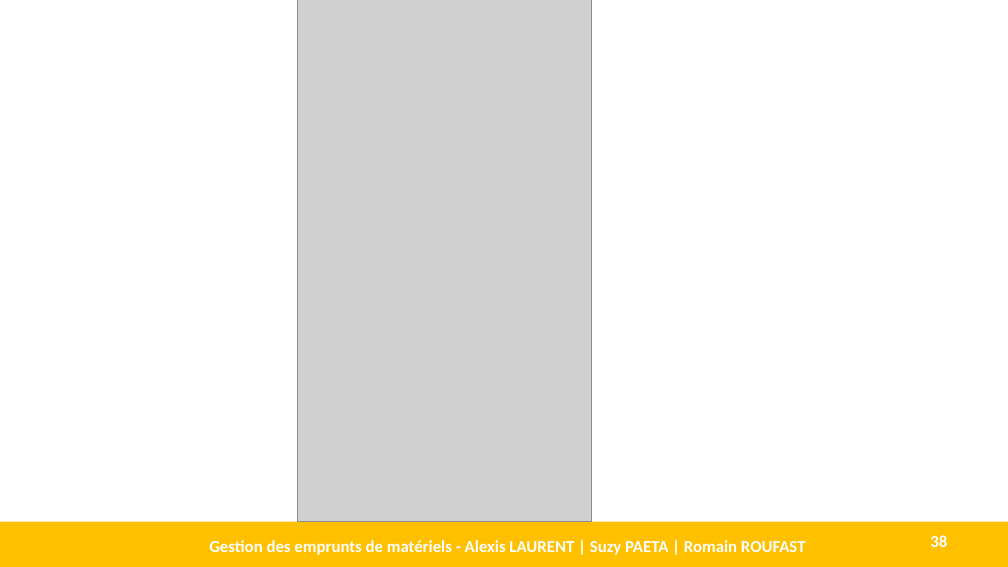
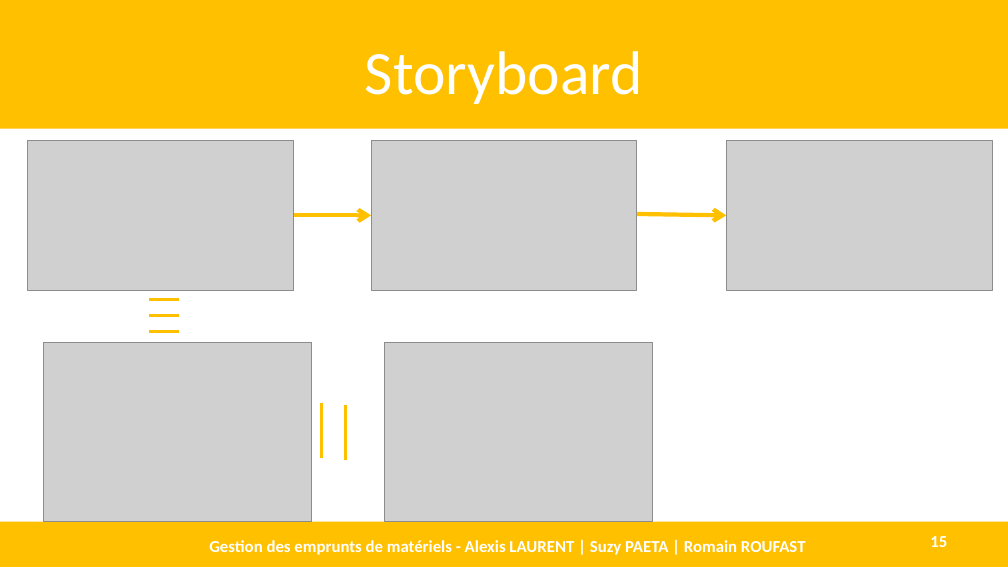
Before and after one commit to AlexisLaurent/Gestion_des_Emprunts, a slide deck: slide 15 of Livrables/D1.3 - DEF.pptx (slide 38 before the commit). Drawn at 1008x567 pixels with LibreOffice and Linux fonts; fonts in the diff are those of the drawing; grey boxes stand for pictures. Boxes give left, top, right and bottom in pixels: in the first picture for what was removed or moved away, otherwise in the second. Text is boxed around its words. In the diff, an @@ line names an element or a change of style, - is before the commit and + after.

```diff
--- a/Livrables/D1.3 - DEF.pptx
+++ b/Livrables/D1.3 - DEF.pptx
@@ rectangle added at (x1=0, y1=0, x2=1008, y2=129), fill #FFC000 @@
@@ picture removed at (x1=297, y1=0, x2=592, y2=521) @@
@@ title added at (x1=365, y1=51, x2=643, y2=104), 44 pt, text #FFFFFF @@
+Storyboard
@@ picture added at (x1=28, y1=141, x2=294, y2=290) @@
@@ picture added at (x1=371, y1=141, x2=637, y2=290) @@
@@ picture added at (x1=726, y1=141, x2=992, y2=290) @@
@@ arrow added from (293, 216) to (371, 216), #FFC000 3 pt @@
@@ arrow added from (637, 214) to (726, 216), #FFC000 3 pt @@
@@ line added from (149, 299) to (178, 299), #FFC000 2.25 pt @@
@@ line added from (149, 316) to (178, 316), #FFC000 2.25 pt @@
@@ picture added at (x1=43, y1=343, x2=311, y2=522) @@
@@ line added from (149, 331) to (178, 331), #FFC000 2.25 pt @@
@@ picture added at (x1=385, y1=343, x2=653, y2=521) @@
@@ line added from (322, 402) to (322, 458), #FFC000 2.25 pt @@
@@ line added from (346, 405) to (346, 461), #FFC000 2.25 pt @@
@@ page number at (x1=930, y1=536, x2=947, y2=547): text changed @@
-38
+15
```
Also in this commit, not shown: 15 other slides changed, 3 slides removed.
